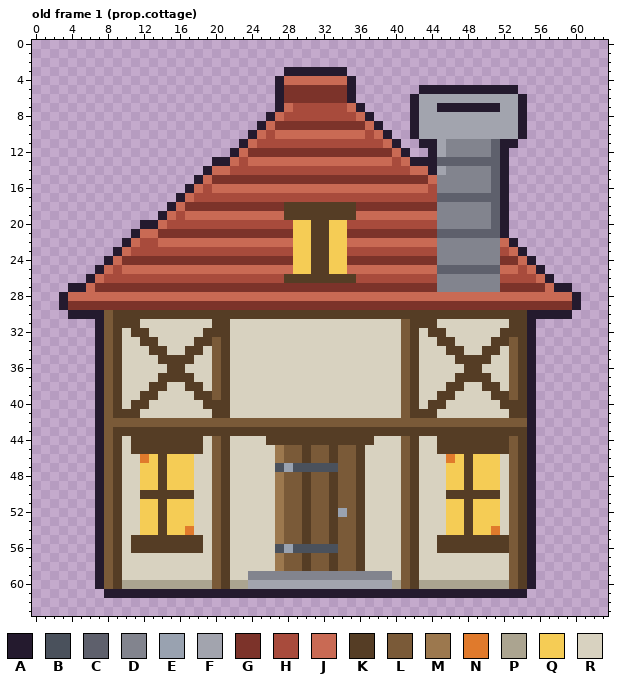
Two states of a pixel-art file, assets/aseprite/props_huge.aseprite. The picture above is the old version.
64x64 pixels, 3 frames. Colours within 5 levels of each other are drawn and written as one. Shown: old frame 1 (prop.cottage).
Palette (. is transparent): A #241a2e  B #4a515c  C #5e606c  D #82848e  E #99a2b0  F #a2a4ae  G #7c332a  H #a84b3c  J #c96a54  K #553d25  L #7a5a38  M #9c784e  N #e07a2c  P #aba490  Q #f5cc55  R #d8d2c0
Pixels before, old frame 1 (prop.cottage) (only the part around the change), first column x 0:
 0 ................................................................
 1 ................................................................
 2 ................................................................
 3 ............................AAAAAAA.............................
 4 ...........................AJJJJJJJA............................
 5 ...........................AGGGGGGGA.......AAAAAAAAAAA..........
 6 ...........................AGGGGGGGA......AFFFFFFFFFFFA.........
 7 ...........................AJHHHHHHJA.....AFFAAAAAAAFFA.........
 8 ..........................AJHHHHHHHHJA....AFFFFFFFFFFFA.........
 9 .........................AJGGGGGGGGGGJA...AFFFFFFFFFFFA.........
10 ........................AJHJJJJJJJJJJHJA..AFFFFFFFFFFFA.........
11 .......................AJHHHHHHHHHHHHHHJA..AAFDDDDDCAA..........
12 ......................AJGGGGGGGGGGGGGGGGJA..AFDDDDDCA...........
13 ....................AAJHJJJJJJJJJJJJJJJJHJAAACCCCCCCA...........
14 ...................AJJHHHHHHHHHHHHHHHHHHHHJJAFDDDDDCA...........
15 ..................AJGGGGGGGGGGGGGGGGGGGGGGGGJDDDDDDCA...........
16 .................AJHJJJJJJJJJJJJJJJJJJJJJJJJHDDDDDDCA...........
17 ................AJHHHHHHHHHHHHHHHHHHHHHHHHHHHCCCCCCCA...........
18 ...............AJGGGGGGGGGGGKKKKKKKKGGGGGGGGGDDDDDDCA...........
19 ..............AJHJJJJJJJJJJJKKKKKKKKJJJJJJJJJDDDDDDCA...........
20 ............AAJHHHHHHHHHHHHHHQQKKQQHHHHHHHHHHDDDDDDCA...........
21 ...........AJJGGGGGGGGGGGGGGGQQKKQQGGGGGGGGGGCCCCCCCA...........
22 ..........AJHHJJJJJJJJJJJJJJJQQKKQQJJJJJJJJJJDDDDDDDJA..........
23 .........AJHHHHHHHHHHHHHHHHHHQQKKQQHHHHHHHHHHDDDDDDDHJA.........
24 ........AJGGGGGGGGGGGGGGGGGGGQQKKQQGGGGGGGGGGDDDDDDDGGJA........
25 .......AJHJJJJJJJJJJJJJJJJJJJQQKKQQJJJJJJJJJJCCCCCCCJJHJA.......
26 ......AJHHHHHHHHHHHHHHHHHHHHKKKKKKKKHHHHHHHHHDDDDDDDHHHHJA......
27 ....AAJGGGGGGGGGGGGGGGGGGGGGGGGGGGGGGGGGGGGGGDDDDDDDGGGGGJAA....
28 ...AJJJJJJJJJJJJJJJJJJJJJJJJJJJJJJJJJJJJJJJJJJJJJJJJJJJJJJJJA...
29 ...AGGGGGGGGGGGGGGGGGGGGGGGGGGGGGGGGGGGGGGGGGGGGGGGGGGGGGGGGA...
30 ....AAAALKKKKKKKKKKKKKKKKKKKKKKKKKKKKKKKKKKKKKKKKKKKKKKAAAAA....
31 .......ALKKKRRRRRRRRKKRRRRRRRRRRRRRRRRRRRLKKKRRRRRRRRKKA........
32 .......ALKRKKRRRRRRKKKRRRRRRRRRRRRRRRRRRRLKRKKRRRRRRKKKA........
33 .......ALKRRKKRRRRKKLKRRRRRRRRRRRRRRRRRRRLKRRKKRRRRKKLKA........
34 .......ALKRRRKKRRKKRLKRRRRRRRRRRRRRRRRRRRLKRRRKKRRKKRLKA........
35 .......ALKRRRRKKKKRRLKRRRRRRRRRRRRRRRRRRRLKRRRRKKKKRRLKA........
36 .......ALKRRRRRKKRRRLKRRRRRRRRRRRRRRRRRRRLKRRRRRKKRRRLKA........
37 .......ALKRRRRKKKKRRLKRRRRRRRRRRRRRRRRRRRLKRRRRKKKKRRLKA........
38 .......ALKRRRKKRRKKRLKRRRRRRRRRRRRRRRRRRRLKRRRKKRRKKRLKA........
39 .......ALKRRKKRRRRKKLKRRRRRRRRRRRRRRRRRRRLKRRKKRRRRKKLKA........
40 .......ALKRKKRRRRRRKKKRRRRRRRRRRRRRRRRRRRLKRKKRRRRRRKKKA........
41 .......ALKKKRRRRRRRRKKRRRRRRRRRRRRRRRRRRRLKKKRRRRRRRRKKA........
42 .......ALLLLLLLLLLLLLLLLLLLLLLLLLLLLLLLLLLLLLLLLLLLLLLLA........
43 .......ALKKKKKKKKKKKKKKKKKKKKKKKKKKKKKKKKKKKKKKKKKKKKKKA........
44 .......ALKRKKKKKKKKRLKRRRRKKKKKKKKKKKKRRRLKRRKKKKKKKKLKA........
45 .......ALKRKKKKKKKKRLKRRRRRMLLKLLKLLKRRRRLKRRKKKKKKKKLKA........
46 .......ALKRRNQKQQQRRLKRRRRRMLLKLLKLLKRRRRLKRRRNQKQQQRLKA........
47 .......ALKRRQQKQQQRRLKRRRRRBEBBBBBLLKRRRRLKRRRQQKQQQRLKA........
48 .......ALKRRQQKQQQRRLKRRRRRMLLKLLKLLKRRRRLKRRRQQKQQQRLKA........
49 .......ALKRRQQKQQQRRLKRRRRRMLLKLLKLLKRRRRLKRRRQQKQQQRLKA........
50 .......ALKRRKKKKKKRRLKRRRRRMLLKLLKLLKRRRRLKRRRKKKKKKRLKA........
51 .......ALKRRQQKQQQRRLKRRRRRMLLKLLKLLKRRRRLKRRRQQKQQQRLKA........
52 .......ALKRRQQKQQQRRLKRRRRRMLLKLLKELKRRRRLKRRRQQKQQQRLKA........
53 .......ALKRRQQKQQQRRLKRRRRRMLLKLLKLLKRRRRLKRRRQQKQQQRLKA........
54 .......ALKRRQQKQQNRRLKRRRRRMLLKLLKLLKRRRRLKRRRQQKQQNRLKA........
55 .......ALKRKKKKKKKKRLKRRRRRMLLKLLKLLKRRRRLKRRKKKKKKKKLKA........
56 .......ALKRKKKKKKKKRLKRRRRRBEBBBBBLLKRRRRLKRRKKKKKKKKLKA........
57 .......ALKRRRRRRRRRRLKRRRRRMLLKLLKLLKRRRRLKRRRRRRRRRRLKA........
58 .......ALKRRRRRRRRRRLKRRRRRMLLKLLKLLKRRRRLKRRRRRRRRRRLKA........
59 .......ALKRRRRRRRRRRLKRRDDDDDDDDDDDDDDDDRLKRRRRRRRRRRLKA........
60 .......ALKPPPPPPPPPPLKPPFFFFFFFFFFFFFFFFPLKPPPPPPPPPPLKA........
61 ........AAAAAAAAAAAAAAAAAAAAAAAAAAAAAAAAAAAAAAAAAAAAAAA.........
62 ................................................................
63 ................................................................
After:
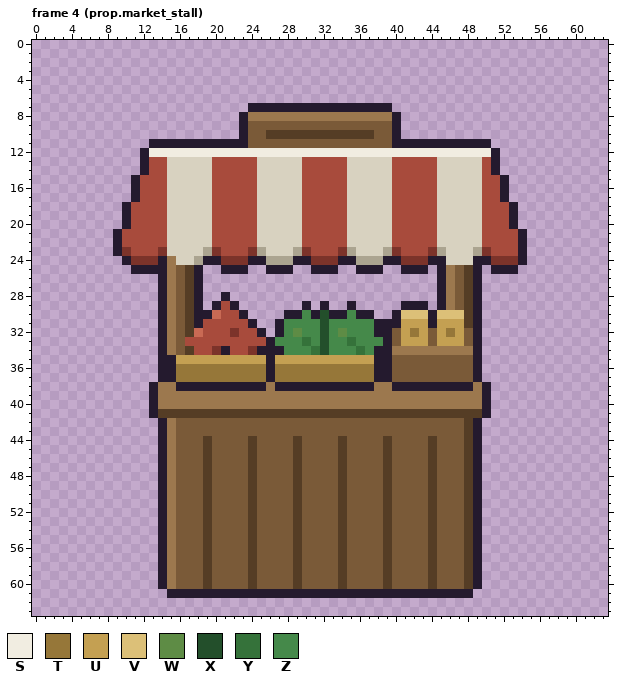
Colours new in this view: S #f1ede1  T #967739  U #c4a052  V #dcc078  W #5e8c45  X #234f2b  Y #35723a  Z #45894a
A new or re-ordered frame is compared with the old frame closest to it.
The exact change:
frames 3 -> 4
Changed rows in their new state; - is an unchanged pixel.
Frame 4 (prop.market_stall) is new; against old frame 1 (prop.cottage):
first column x 3:
 3 -------------------------.......--------------------------
 4 ------------------------.........-------------------------
 5 ------------------------.........-------...........-------
 6 ------------------------.........------.............------
 7 ---------------------AAA-AAAAAAAA-AAA--.............------
 8 --------------------AMMMMMMMMMMMMMMMMA-.............------
 9 --------------------ALLLLLLLLLLLLLLLLA-.............------
10 --------------------ALLKKKKKKKKKKKKLLA-.............------
11 ----------AAAAAAAAAA-LLLLLLLLLLLLLLLL-AA--AAAAAA...-------
12 ---------ASSSSSSSSSSSSSSSSSSSSSSSSSSSSSSSSSSSSSSA.--------
13 ---------AHHRRRRRHHH-HRRRRRHHHHHRRRRR-HHHHRRRRRHA.--------
14 ---------AHHRRRRRHH---RRRRR-----RRRRR--HHHRRRRRHA.--------
15 --------AHHHRRRRRHHHHHRRRRRHHHHHRRRRRHHHHHRRRRRHH---------
16 --------AHHHRRRRRHHHHHRRRRRHHHHHRRRRRHHHH-RRRRRHH---------
17 --------AHHHRRRRR-----RRRRR-----RRRRR-----RRRRRHH---------
18 -------AHHHHRRRRRHHHHHRRRRRHHHHHRRRRRHHHHHRRRRRHHHA-------
19 -------AHHHHRRRRRHHHHHRRRRRHHHHHRRRRRHHHHHRRRRRHHHA-------
20 -------AHHHHRRRRR-----RRRRRHHHHHRRRRR-----RRRRRHHHA-------
21 ------AHHHHHRRRRRHHHHHRRRRRHHHHHRRRRRHHHHHRRRRRHHHHA------
22 ------AHH--HRRRRRHHHHHRRRRRHHHHHRRRRRHHHHHRRRRRHHHHA------
23 -------G---GRRRRPG---GPRRRPGHHHGPRRRPG---GPRRRPGH-H-------
24 -----..A---AMRRPAA---AAPPPAAGGGAAPPPAA---AARRRAAG--A.-----
25 ----....AAAAMLKA..AAA..AAA..AAA..AAA..AAA.AMLKA.AAA...----
26 ---........AMLKA..........................AMLKA........---
27 -..........AMLKA..........................AMLKA..........-
28 ...........AMLKA..A.......................AMLKA...........
29 ...........AMLKA.AHA.......A.A..A.....AAA.AMLKA...........
30 -..........AML-AAJHHA....AAZAXAAZAA..AVVVAVVV-A..........-
31 ----.......AMLKAHHHHHA..AZZZZXZZZZZAAAUUUAUUUKA......-----
32 ----.......AMLKJHHHGHHA.AZWZZXZWZZZAALUTULUTULA......-----
33 ----.......AMLHHHHHHHHHAZZZYZXZZYZZZALUUULUUULA......-----
34 ----.......AML-HHGAHHGAAAZZZYXZZZYZAAMMMMMMMMMA......-----
35 ----.......AAUUUUUUUUUUAUUUUUUUUUUUAAL-LLLLLLLA......-----
36 ----.......AATTTTTTTTTTATTTTTTTTTTTAAL-LLLLLLLA......-----
37 ----.......AATTTTTTTTTTATTTTTTTTTTTAAL-LLLLLLLA......-----
38 ----......AMMAAAAAAAAAAMAAAAAAAAAAAMMAAAAAAAAAMA.....-----
39 ----......AMMMMMMMMMMMMMMMMMMMMMMMMMMMMMMMMMMMMA.....-----
40 ----......AMMMMMMMMMMMMMMMMMMMMMMMMMMMMMMMMMMMMA.....-----
41 ----......AKKKKKK--KKKKKKKKKKKKKKKKKKKK---KKKKKA.....-----
42 ----.......AM--------------------------------KA......-----
43 ----.......AMLLLLLLLLLLLLLLLLLLLLLLLLLLLLLLLL-A......-----
44 ----.......AMLLLK-LLLKLLLL-LLLL-LLLLKL-LLKLLL-A......-----
45 ----.......AMLLLK-LLLKLLL-KL--LK-LLLKL-LLKLLL-A......-----
46 ----.......AMLLLK-LLLKLLL-KL--LK-LLLKL-LLKLLL-A......-----
47 ----.......AMLLLK-LLLKLLLLKLLLLK-LLLKL-LLKLLL-A......-----
48 ----.......AMLLLK-LLLKLLL-KL--LK-LLLKL-LLKLLL-A......-----
49 ----.......AMLLLK-LLLKLLL-KL--LK-LLLKL-LLKLLL-A......-----
50 ----.......AMLLLK-LLLKLLL-KL--LK-LLLKL-LLKLLL-A......-----
51 ----.......AMLLLK-LLLKLLL-KL--LK-LLLKL-LLKLLL-A......-----
52 ----.......AMLLLK-LLLKLLL-KL--LK-LLLKL-LLKLLL-A......-----
53 ----.......AMLLLK-LLLKLLL-KL--LK-LLLKL-LLKLLL-A......-----
54 ----.......AMLLLK-LLLKLLL-KL--LK-LLLKL-LLKLLL-A......-----
55 ----.......AMLLLK-LLLKLLL-KL--LK-LLLKL-LLKLLL-A......-----
56 ----.......AMLLLK-LLLKLLLLKLLLLK-LLLKL-LLKLLL-A......-----
57 ----.......AMLLLK-LLLKLLL-KL--LK-LLLKL-LLKLLLKA......-----
58 ----.......AMLLLK-LLLKLLL-KL--LK-LLLKL-LLKLLLKA......-----
59 ----.......AMLLLK-LLLKLLLLKLLLLKLLLLKL-LLKLLLKA......-----
60 ----.......AMLLLK-LLLKLLLLKLLLLKLLLLKL-LLKLLLKA......-----
61 -----.......----------------------------------......------
Pixel boxes of the changes (left, top, right, bottom) in both pictures:
changed: (59, 67, 581, 598)
